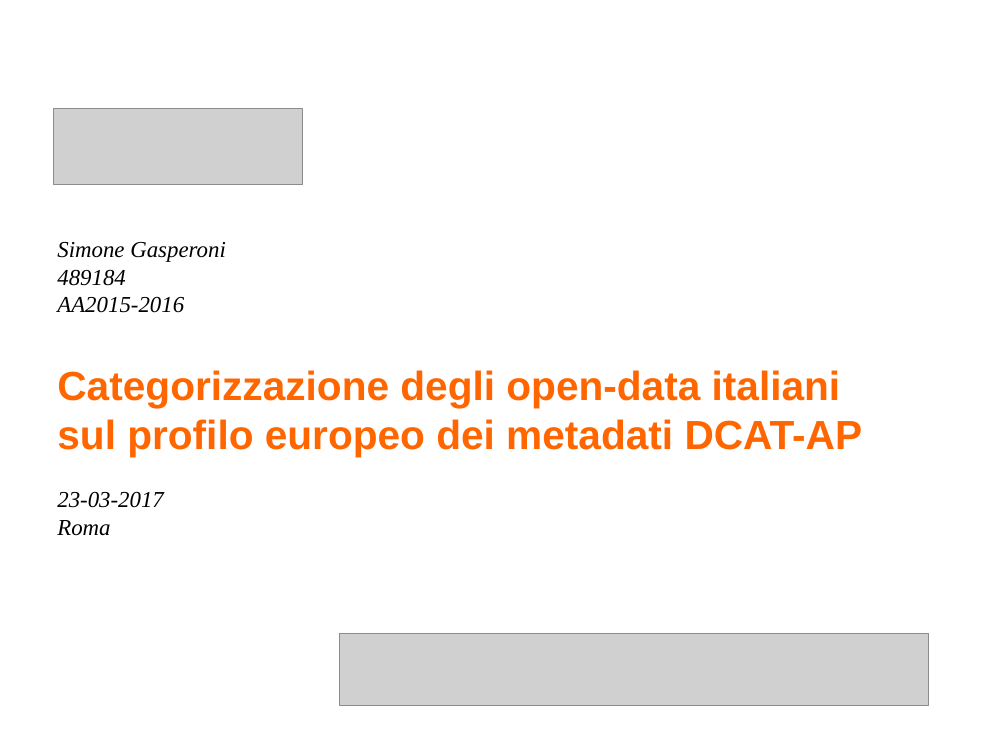
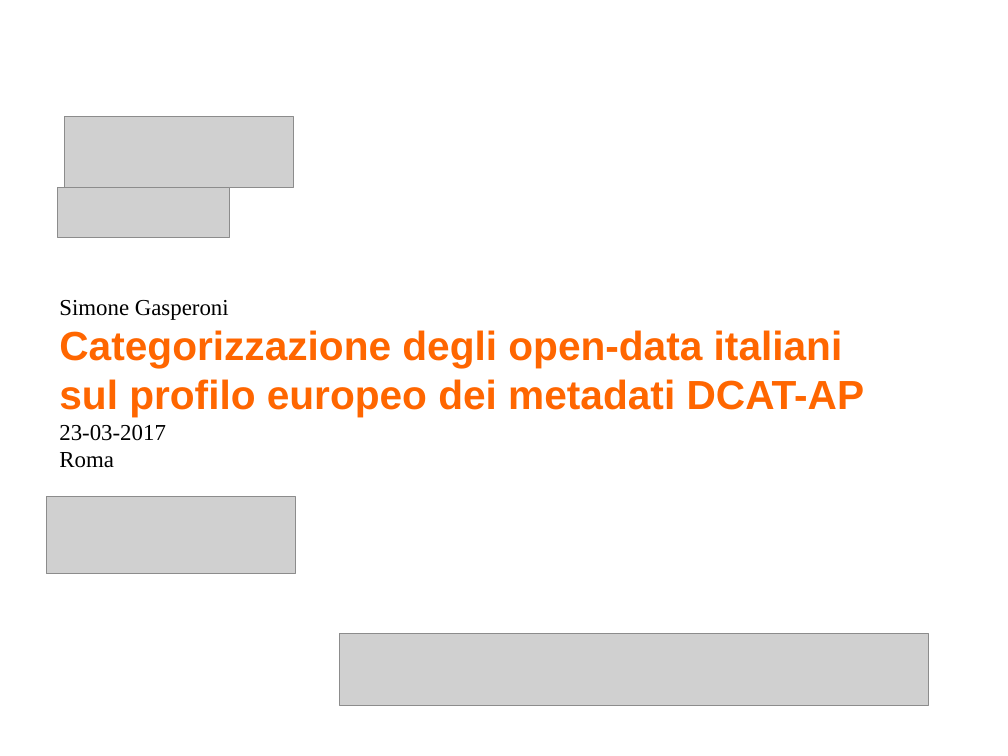
Before and after one commit to simonegasperoni/MSc_thesis_tex, a slide deck: slide 1 of th/slides/slides.odp. Drawn at 1008x756 pixels with LibreOffice and Linux fonts; fonts in the diff are those of the drawing; grey boxes stand for pictures. Boxes give left, top, right and bottom in pixels: in the first picture for what was removed or moved away, otherwise in the second. Text is boxed around its words. In the diff, an @@ line names an element or a change of style, - is before the commit and + after.

```diff
--- a/th/slides/slides.odp
+++ b/th/slides/slides.odp
@@ picture: place and size @@
-picture at box(53, 108, 302, 185)
+picture at box(65, 116, 294, 188)
@@ picture added at box(58, 188, 230, 238) @@
@@ text at box(57, 269, 184, 313): paragraphs removed @@
-489184
-AA2015-2016
@@ text "Simone Gasperoni": place and size @@
-text "Simone Gasperoni" at box(57, 242, 863, 536)
+text "Simone Gasperoni" at box(59, 300, 865, 468)
@@ text at box(59, 300, 229, 468): italic off in "Simone Gasperoni", "23-03-2017", "Roma" @@
@@ picture added at box(46, 497, 295, 574) @@
```
Also in this commit, not shown: 6 other slides changed, 15 slides added, 5 slides removed, 4 other files.
